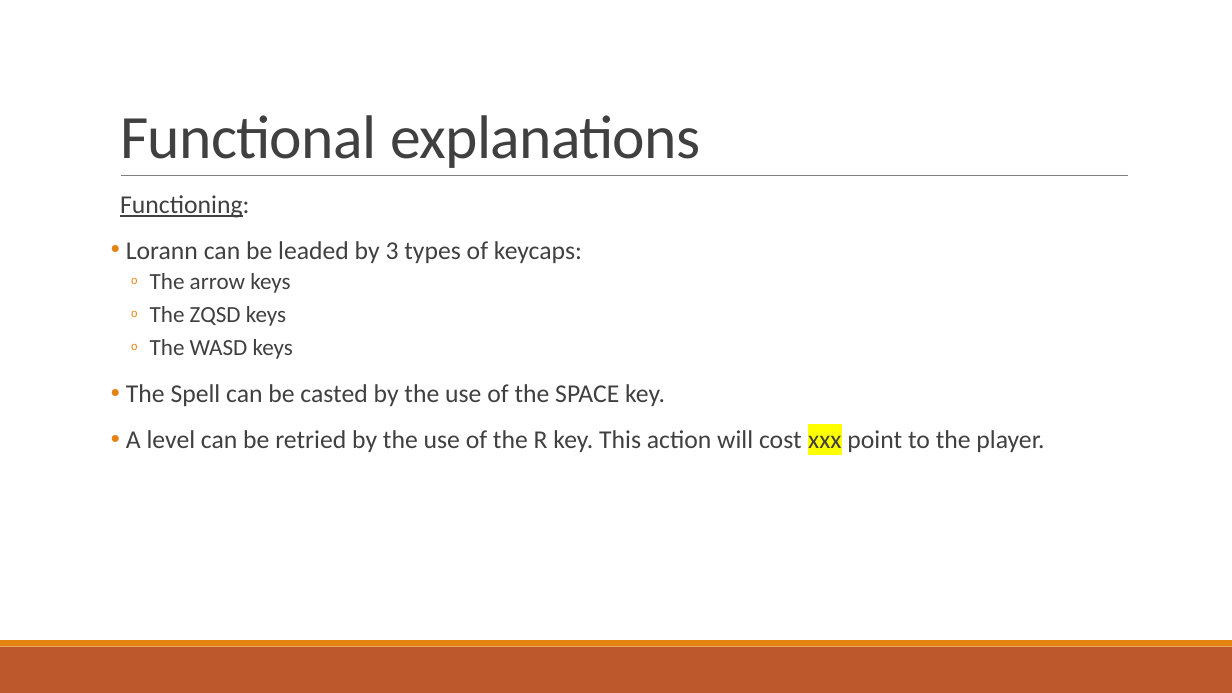
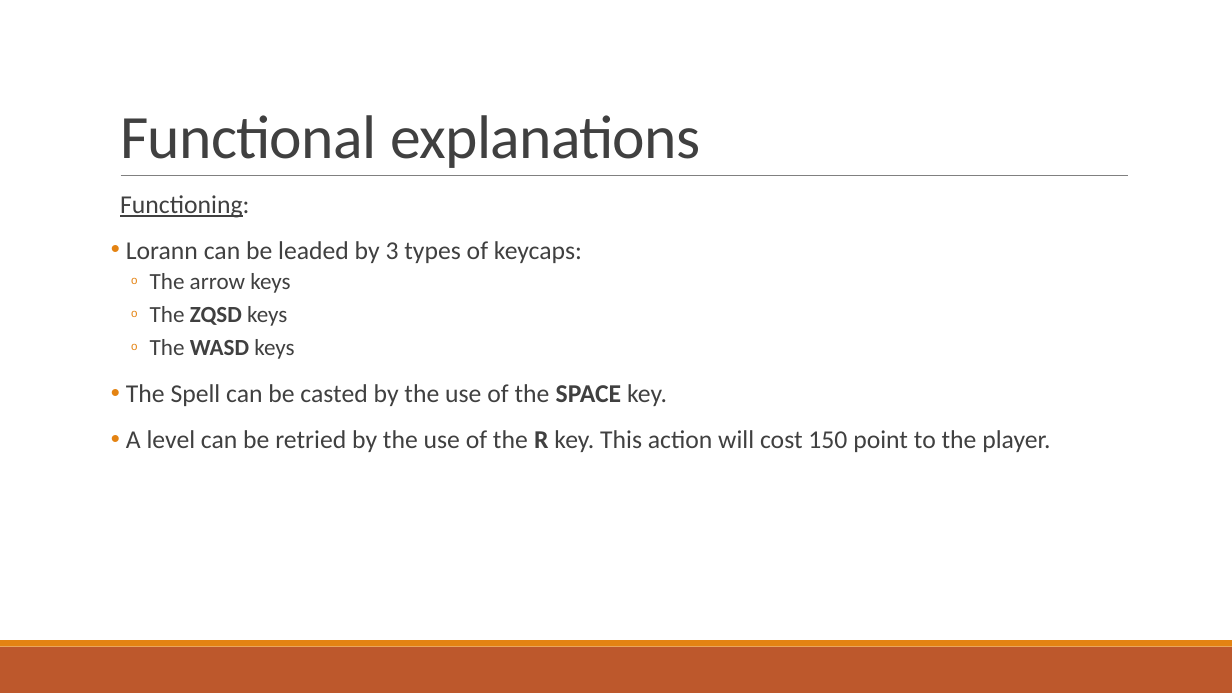
Before and after one commit to Studisys/Lorann-Java-Project----Exia-CESI-A1, a slide deck: slide 9 of Deliverables/Lorann - PowerPoint.pptx. Drawn at 1232x693 pixels with LibreOffice and Linux fonts; fonts in the diff are those of the drawing. Boxes give left, top, right and bottom in pixels: in the first picture for what was removed or moved away, otherwise in the second. Text is boxed around its words. In the diff, an @@ line names an element or a change of style, - is before the commit and + after.

```diff
--- a/Deliverables/Lorann - PowerPoint.pptx
+++ b/Deliverables/Lorann - PowerPoint.pptx
@@ text at <box>126,306,667,406</box>: bold on in "ZQSD", "WASD", "SPACE" @@
@@ text at <box>126,430,1050,452</box>: text changed @@
-• A level can be retried by the use of the R key. This action will cost xxx point to the player.
+• A level can be retried by the use of the R key. This action will cost 150 point to the player.
```
Also in this commit, not shown: 1 other slide changed, 2 other files.
